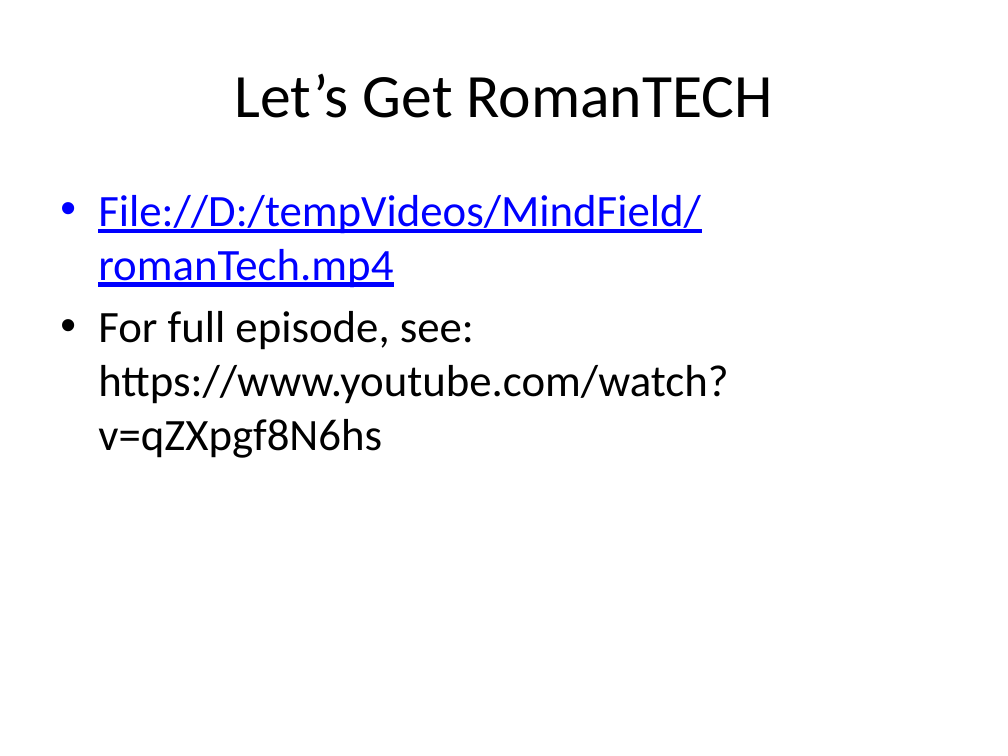
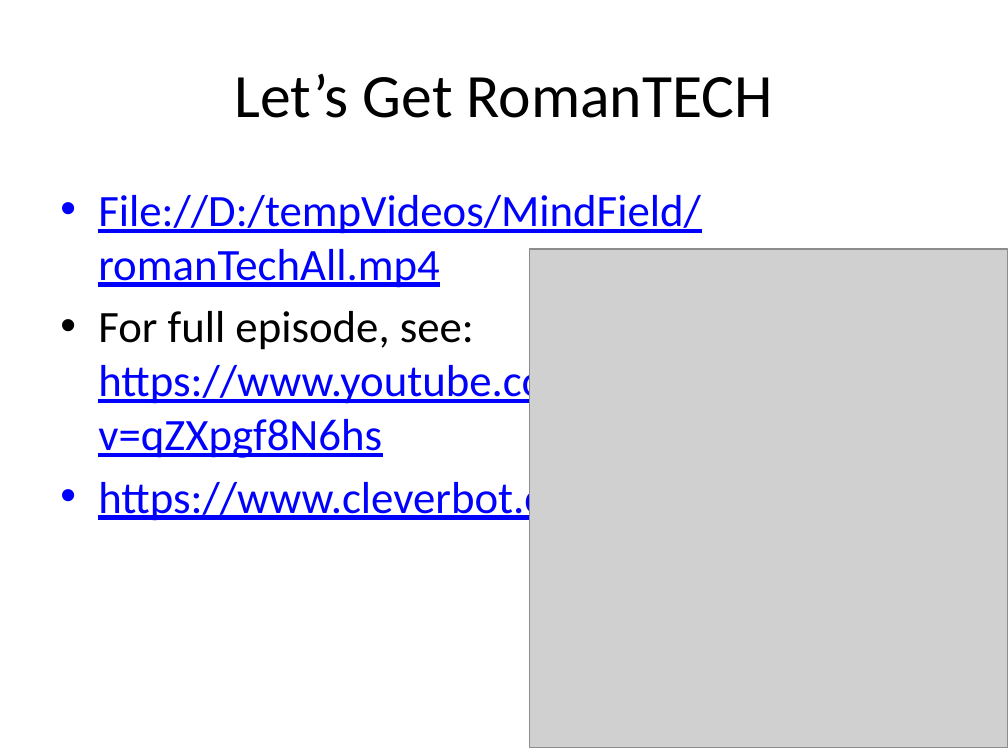
Before and after one commit to kggold4/computer-science-B.Sc-materials, a slide deck: slide 27 of year 3/Deep learning and Natural Language Processing/Lectures/1-Introduction.pptx. Drawn at 1008x756 pixels with LibreOffice and Linux fonts; fonts in the diff are those of the drawing; grey boxes stand for pictures. Boxes give left, top, right and bottom in pixels: in the first picture for what was removed or moved away, otherwise in the second. Text is boxed around its words. In the diff, an @@ line names an element or a change of style, - is before the commit and + after.

```diff
--- a/year 3/Deep learning and Natural Language Processing/Lectures/1-Introduction.pptx
+++ b/year 3/Deep learning and Natural Language Processing/Lectures/1-Introduction.pptx
@@ text at <box>98,195,701,288</box>: text changed @@
-• File://D:/tempVideos/MindField/romanTech.mp4
+• File://D:/tempVideos/MindField/romanTechAll.mp4
@@ picture added at <box>529,249,1008,748</box> @@
@@ text at <box>98,311,728,458</box>: text colour #000000 to #0000FF, underline on in "https://www.youtube.com/watch?v=qZXpgf8N6hs" @@
@@ text at <box>98,475,619,524</box>: paragraph added @@
+• https://www.cleverbot.com/
```
Also in this commit, not shown: 10 other slides changed, 5 other files.
